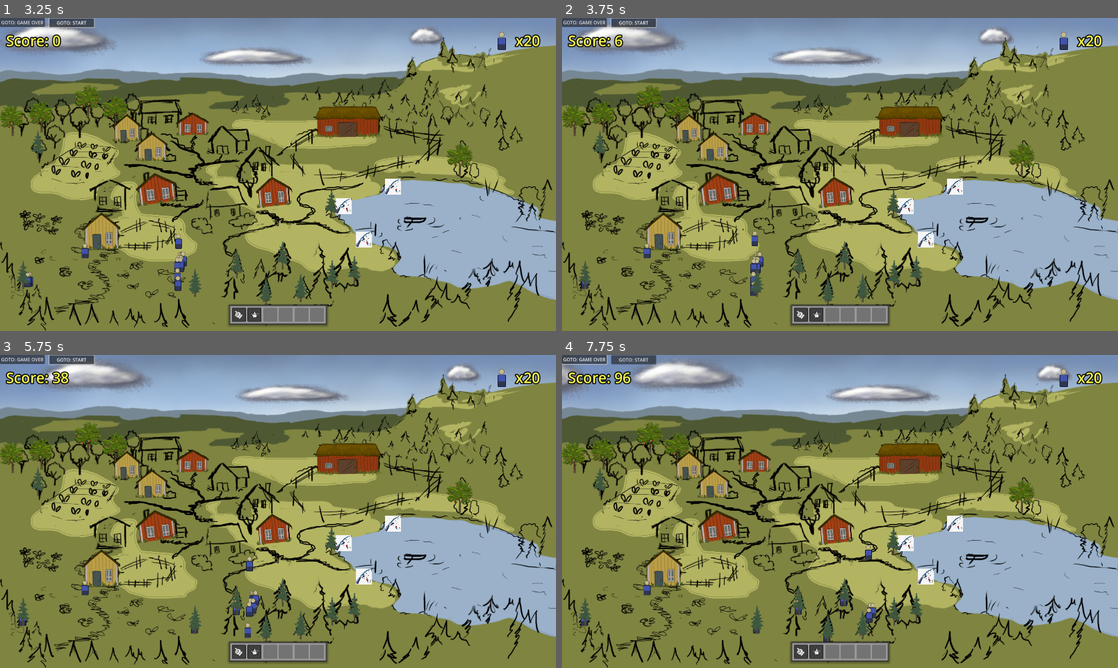
Above: before the commit, frames 1-4 (two rows, left to right).
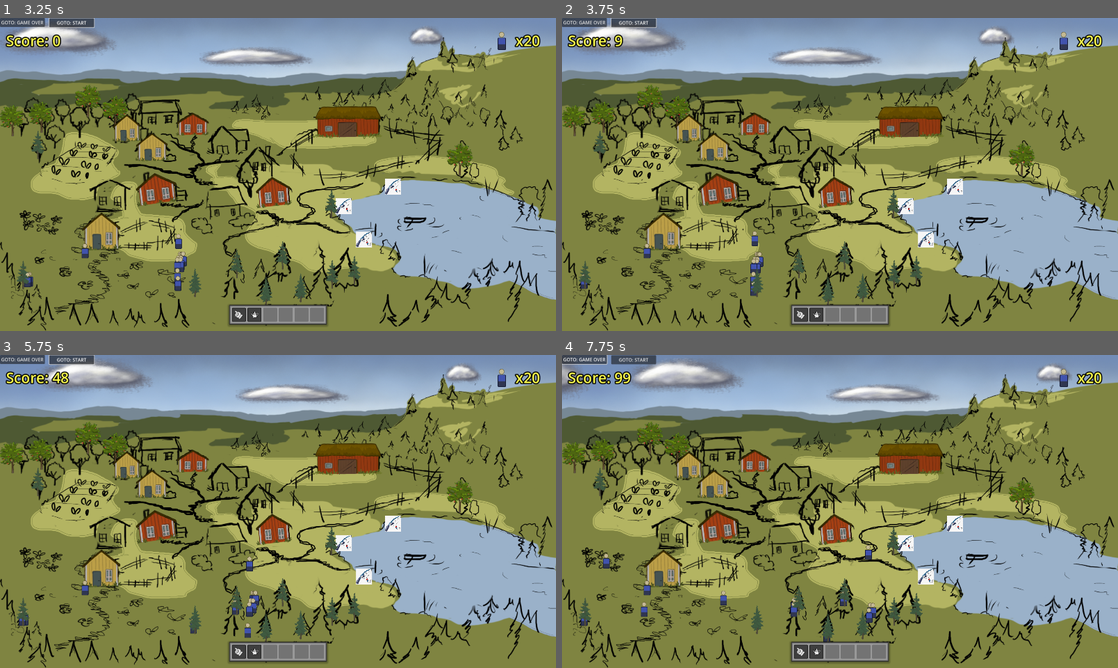
Above: after the commit, the same moments.

Repository: arget4me/cosyville
Game: Godot game, scene res://Scenes/main_scene.tscn
Same seed, same stepped clock (60 frames per second), same inputs: the game is played once before the commit and once after it.
Inputs (mouse positions are in pixels of both pictures, inside the frame that each line leads up to):
- Up to frame 1 (3.25 s): click "GOTO: PLAYING" at 0.5 s; click "GOTO: START" at 1.25 s; click "GOTO: START" at 2 s; move the mouse to (194, 284) at 2.77 s; press the mouse at (194, 284) at 2.78 s; hold Right (ui_right) from 2.78 s (still down)
- Up to frame 2 (3.75 s): move the mouse to (828, 293) at 3.52 s; release Right (ui_right) at 3.53 s; release the mouse at (828, 293) at 3.53 s; hold Down (ui_down) from 3.53 s (still down); click (828, 293) at 3.6 s
- Up to frame 3 (5.75 s): move the mouse to (283, 592) at 4.27 s; release Down (ui_down) at 4.28 s; press the mouse at (283, 592) at 4.28 s; hold Right (ui_right) 4.28-5.03 s; move the mouse to (300, 624) at 5.02 s; release the mouse at (300, 624) at 5.03 s; hold Up (ui_up) from 5.03 s (still down); click (300, 624) at 5.1 s
- Up to frame 4 (7.75 s): move the mouse to (801, 602) at 5.77 s; release Up (ui_up) at 5.78 s; press the mouse at (801, 602) at 5.78 s; hold Left (ui_left) 5.78-7.28 s; move the mouse to (895, 611) at 6.52 s; release the mouse at (895, 611) at 6.53 s; click (895, 611) at 6.6 s; move the mouse to (895, 530) at 7.27 s; press the mouse at (895, 530) at 7.28 s; hold Down (ui_down) from 7.28 s (still down)

Frame 1 is identical in both runs. In frame 2, less than 0.1% of the frame differs, in the area x 3-11%, y 5-87%; in frame 3, less than 0.1%; in frame 4, 0.3%, in the area x 3-52%, y 5-92%.

Commit message:
villagers no stucko

Diff:
--- a/Scripts/Singletons/goap_manager.gd
+++ b/Scripts/Singletons/goap_manager.gd
@@ -62,8 +62,7 @@
 	var planned_path = astar.get_id_path(action_name_to_index[goal_action], action_name_to_index[start_action])
 	var actions_plan = []
 	for id in planned_path:
-		var index = 0
 		for key in actions:
-			if(index == id):
+			if(action_name_to_index[key] == id):
 				actions_plan.append(key)
 	return actions_plan
--- a/Scripts/VillagerMovement.gd
+++ b/Scripts/VillagerMovement.gd
@@ -37,12 +37,11 @@
 	goto_pos = position
 
 func _physics_process(delta):
-	get_input()
+	#get_input()
 
 	if(goto_pos == Vector2(-1,-1)):
 		return
 	action_do_move(goto_pos)
-	print(velocity)
 	move_and_slide()
 
 func kill_villager():
--- a/Scripts/villager_brain.gd
+++ b/Scripts/villager_brain.gd
@@ -6,46 +6,57 @@
 var last_action
 var timeout_timer
 
+var prev_position
+var check_stuck_time = 5
+var stuck_time_counter = 0
+var plan_failed = false
+
 # Called when the node enters the scene tree for the first time.
 func _ready() -> void:
+	prev_position = villager.global_position
 	pass
 
 func action_move_to():
 	is_doing_action = true
+	var plan_index = curr_plan.size() - 1
+
 	var exit = false
 	var dest = ActionPointsManager.get_random_action_point_position()
 	villager.set_destination(dest)
 
-	while(!exit):
+	while(!exit && !plan_failed):
 		await get_tree().create_timer(0.2).timeout
 		if(villager.is_on_dest):
 			exit = true
-
-	# add score for the action we completed
-	ClickingManager.add_score(GoapManager.action_name_to_score[curr_plan[0]])
-	curr_plan.remove_at(0)
+	if(!plan_failed):
+		# add score for the action we completed
+		ClickingManager.add_score(GoapManager.action_name_to_score[curr_plan[plan_index]])
+	curr_plan.remove_at(plan_index)
 	is_doing_action = false
 
 func action_chop_wood():
 	is_doing_action = true
-
-	await get_tree().create_timer(2).timeout
-
-	ClickingManager.add_score(GoapManager.action_name_to_score[curr_plan[0]])
-	curr_plan.remove_at(0)
+	var plan_index = curr_plan.size() - 1
+	if(!plan_failed):
+		await get_tree().create_timer(2).timeout
+	if(!plan_failed):
+		ClickingManager.add_score(GoapManager.action_name_to_score[curr_plan[plan_index]])
+	curr_plan.remove_at(plan_index)
 	is_doing_action = false
 
 func action_fish():
 	is_doing_action = true
-
-	await get_tree().create_timer(3).timeout
-
-	ClickingManager.add_score(GoapManager.action_name_to_score[curr_plan[0]])
-	curr_plan.remove_at(0)
+	var plan_index = curr_plan.size() - 1
+	if(!plan_failed):
+		await get_tree().create_timer(3).timeout
+	if(!plan_failed):
+		ClickingManager.add_score(GoapManager.action_name_to_score[curr_plan[plan_index]])
+	curr_plan.remove_at(plan_index)
 	is_doing_action = false
 
 func do_some_action():
-	var action = curr_plan[0]
+	var plan_index = curr_plan.size() - 1
+	var action = curr_plan[plan_index]
 	match(action):
 		"DO_ACTION":
 			action_chop_wood()
@@ -57,6 +68,7 @@
 
 func _process(delta: float) -> void:
 	if(curr_plan.size()<=0 && !is_doing_action):
+		plan_failed = false
 		var action_random = randf_range(0, 0.5)
 		if(action_random <= 0.5):
 			# chop wood
@@ -65,3 +77,10 @@
 			curr_plan = GoapManager.request_plan("do_fishing", [])
 	if(!is_doing_action && curr_plan.size() > 0):
 		do_some_action()
+
+	stuck_time_counter += delta
+	if(stuck_time_counter > check_stuck_time):
+		stuck_time_counter = 0
+		if(villager.global_position.distance_to(prev_position) < 10.0):
+			plan_failed = true
+		prev_position = villager.global_position
